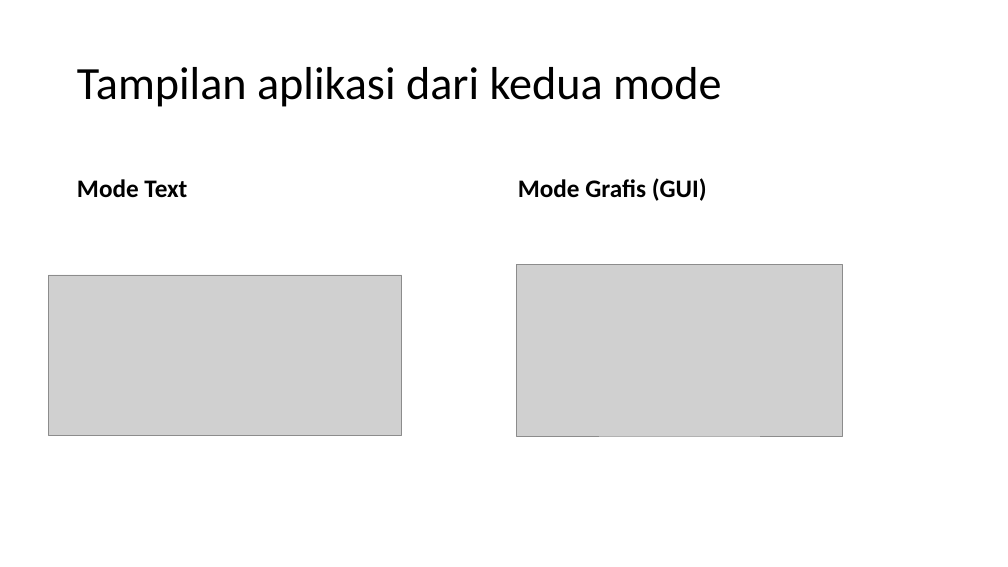
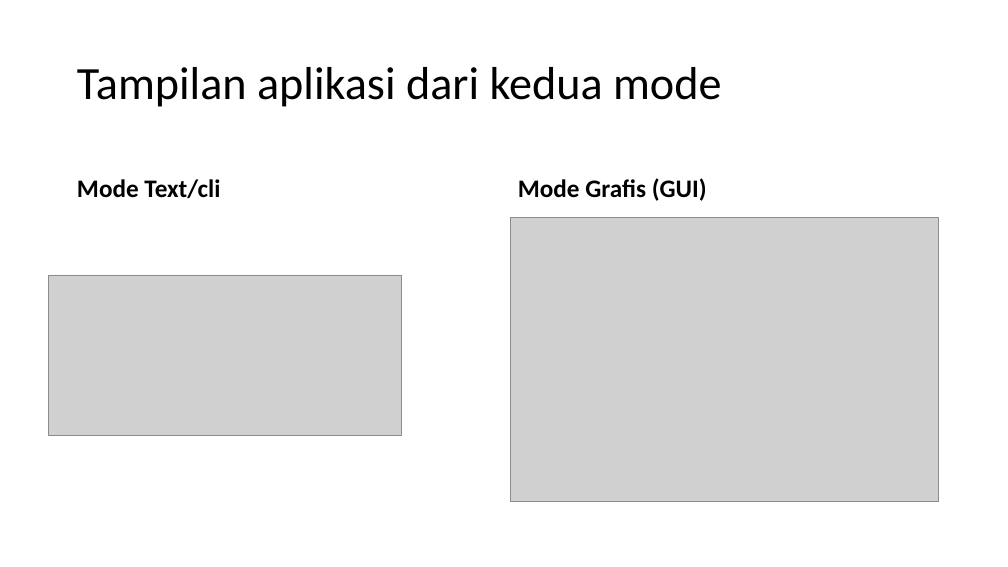
Before and after one commit to skeith/backupr, a slide deck: slide 5 of Aplikasi Backup file atau folder dengan Python-tkinter_baru.pptx. Drawn at 1008x567 pixels with LibreOffice and Linux fonts; fonts in the diff are those of the drawing; grey boxes stand for pictures. Boxes give left, top, right and bottom in pixels: in the first picture for what was removed or moved away, otherwise in the second. Text is boxed around its words. In the diff, an @@ line names an element or a change of style, - is before the commit and + after.

```diff
--- a/Aplikasi Backup file atau folder dengan Python-tkinter_baru.pptx
+++ b/Aplikasi Backup file atau folder dengan Python-tkinter_baru.pptx
@@ text at box(77, 179, 220, 198): text changed @@
-Mode Text
+Mode Text/cli
@@ picture added at box(510, 217, 939, 501) @@
@@ picture removed at box(517, 265, 843, 436) @@
```
Also in this commit, not shown: 5 other slides changed, 8 slides added, 1 slide removed.
